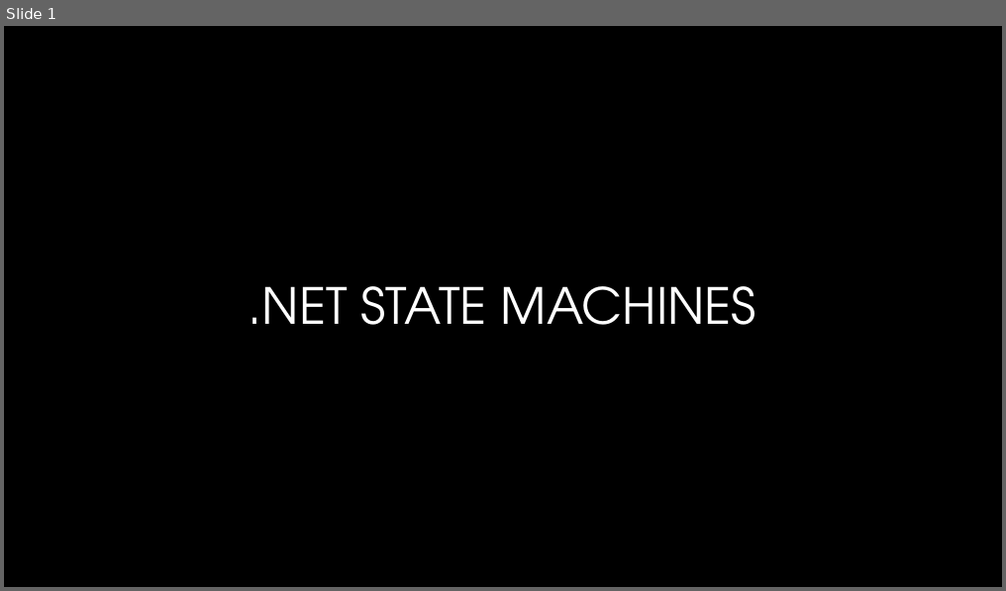
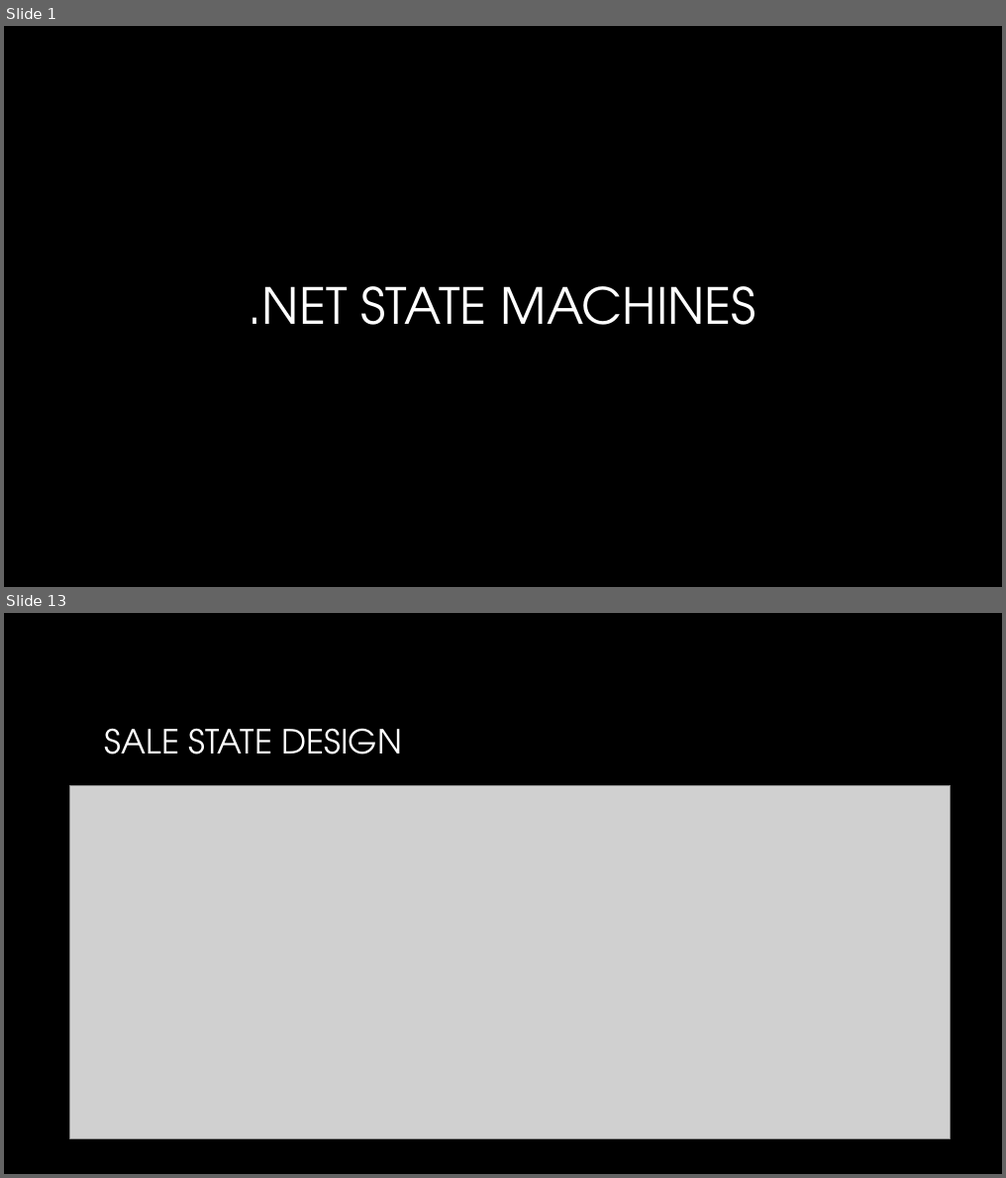
Before and after one commit to scottctr/StateMachineWorkshop, a slide deck: DotNetStateMachines.pptx. Shown one above the other, each under a label of ours: slide 1 before the commit, slides 1 and 13 after it; the slides between them are not shown. The pictures are 1006x591 and 1006x1178 pixels, drawn with LibreOffice and Linux fonts; fonts in the diff are those of the drawing; grey boxes stand for pictures; background and template pictures are left out. Boxes give left, top, right and bottom in pixels: in the first picture for what was removed or moved away, otherwise in the second. Text is boxed around its words. In the diff, an @@ line names an element or a change of style, - is before the commit and + after.

```diff
--- a/DotNetStateMachines.pptx
+++ b/DotNetStateMachines.pptx
@@ slide 13 added at <box>4,613,1002,1174</box>, background picture (left out) @@
@@ title added at <box>105,728,403,755</box>, 32 pt, text gradient #FFFFFF to #A6A6A6 @@
+SALE STATE DESIGN
@@ picture added at <box>70,785,950,1139</box> @@
```
Also in this commit, not shown: 3 slides changed, 19 other slides added, 29 other files.
